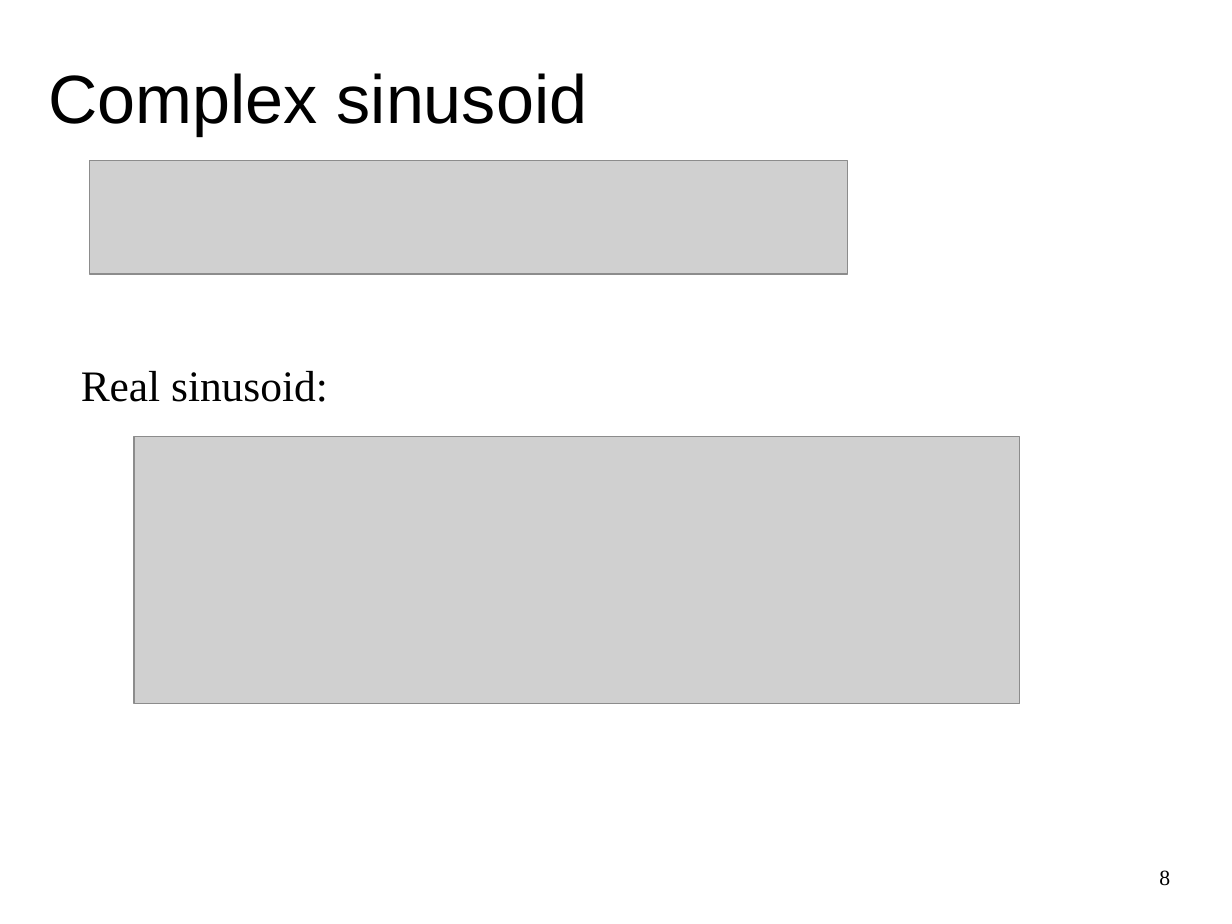
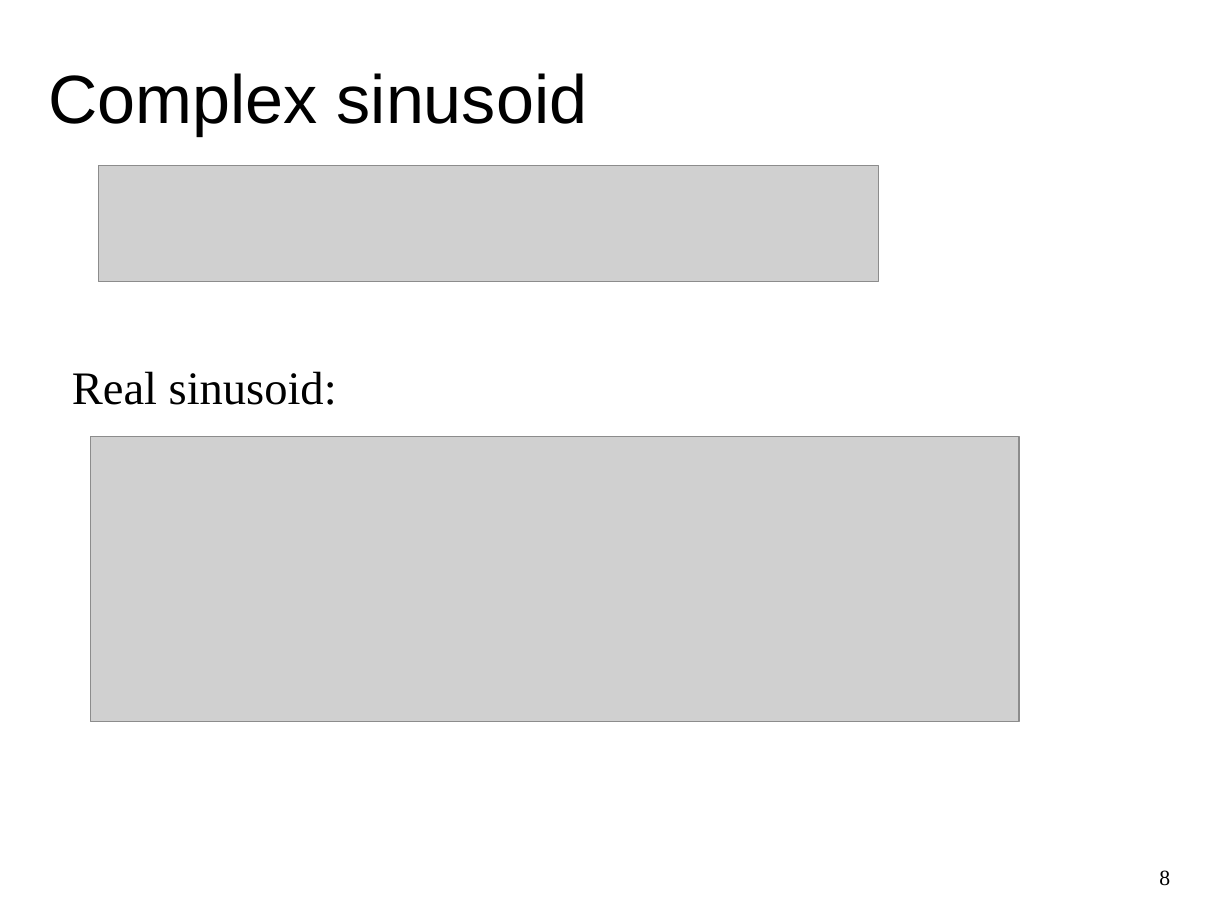
Before and after one commit to MTG/sms-tools, a slide deck: slide 8 of lectures/1-Introduction/Basic-mathematics.odp. Drawn at 1232x924 pixels with LibreOffice and Linux fonts; fonts in the diff are those of the drawing; grey boxes stand for pictures. Boxes give left, top, right and bottom in pixels: in the first picture for what was removed or moved away, otherwise in the second. Text is boxed around its words. In the diff, an @@ line names an element or a change of style, - is before the commit and + after.

```diff
--- a/lectures/1-Introduction/Basic-mathematics.odp
+++ b/lectures/1-Introduction/Basic-mathematics.odp
@@ picture: place and size @@
-picture at box(89, 161, 849, 274)
+picture at box(98, 165, 879, 282)
@@ text "Real sinusoid:": place and size @@
-text "Real sinusoid:" at box(81, 371, 328, 402)
+text "Real sinusoid:" at box(72, 371, 337, 405)
@@ text "Real sinusoid:" at box(72, 371, 337, 405): size 28 to 30 pt @@
@@ picture: place and size @@
-picture at box(134, 437, 1021, 704)
+picture at box(91, 437, 1020, 722)
```
Also in this commit, not shown: 7 other slides changed, 11 other files.
